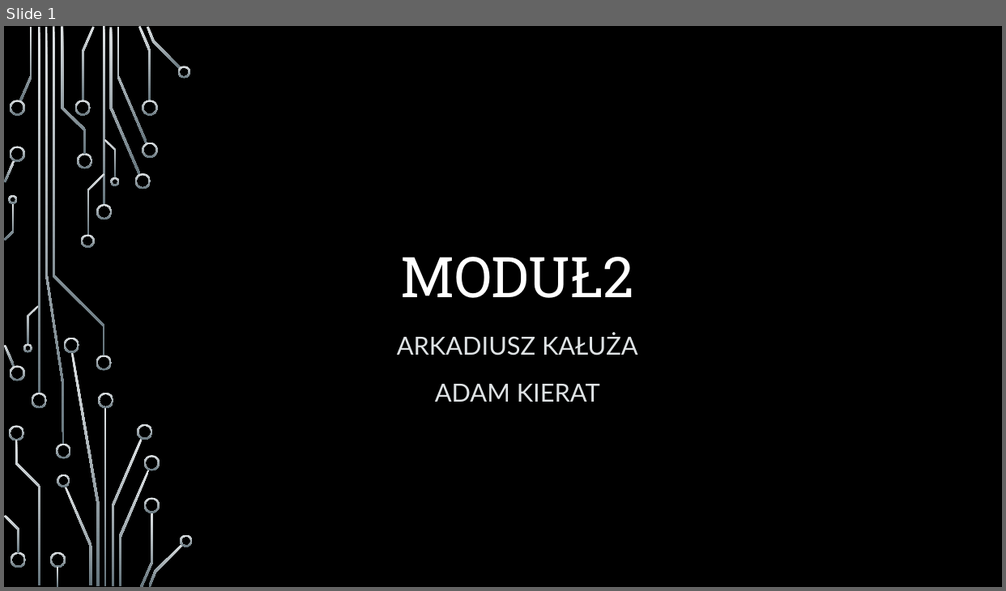
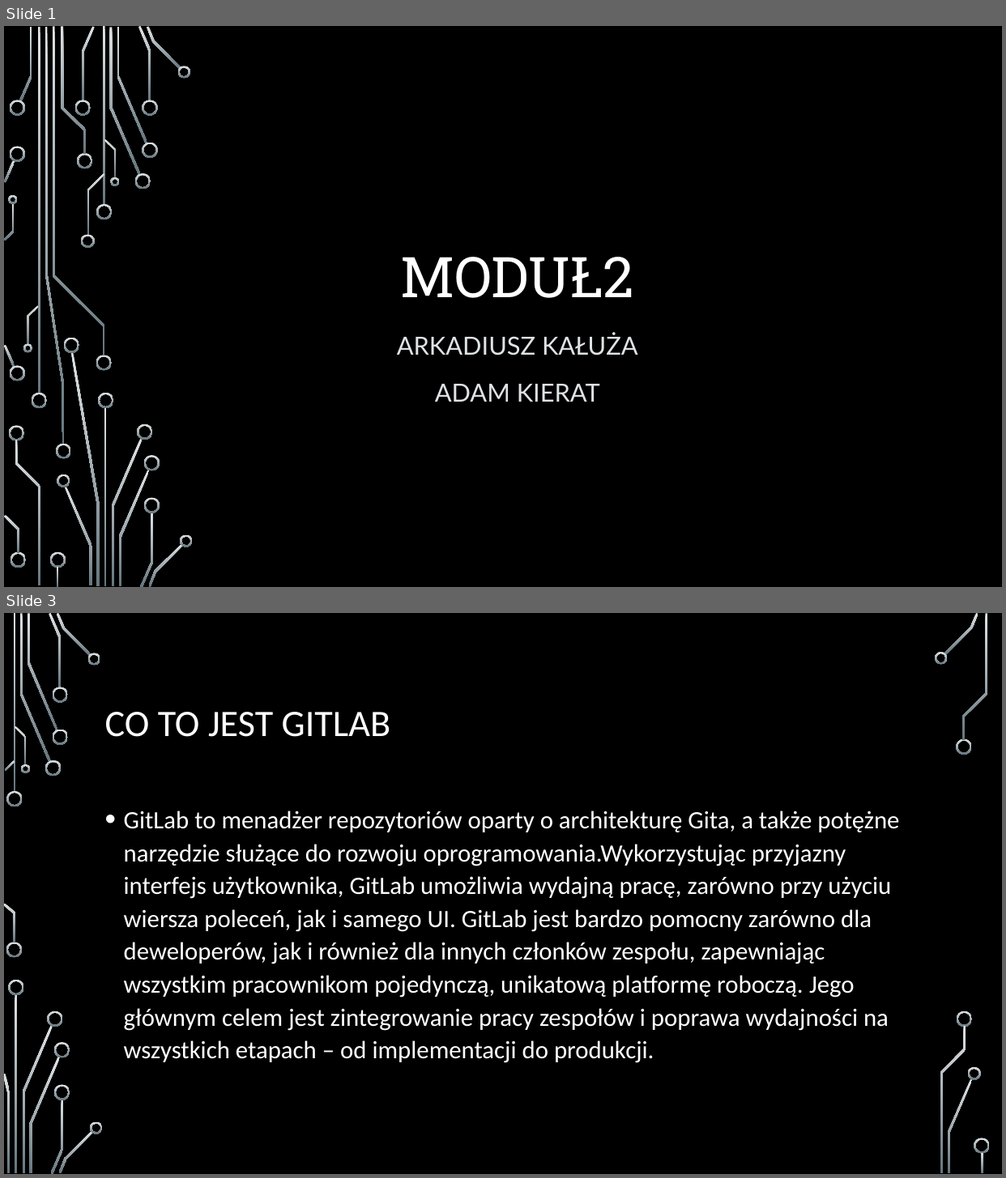
Before and after one commit to arcziko9/ZarzadzanieSystemamiInformatycznymiPOLSL, a slide deck: Projekt2/Adam_Kierat_Arkadiusz_Kałuża_Modul2_prezentacja.pptx. Shown one above the other, each under a label of ours: slide 1 before the commit, slides 1 and 3 after it; the slides between them are not shown. The pictures are 1006x591 and 1006x1178 pixels, drawn with LibreOffice and Linux fonts; fonts in the diff are those of the drawing; background and template pictures are left out. Boxes give left, top, right and bottom in pixels: in the first picture for what was removed or moved away, otherwise in the second. Text is boxed around its words. In the diff, an @@ line names an element or a change of style, - is before the commit and + after.

```diff
--- a/Projekt2/Adam_Kierat_Arkadiusz_Kałuża_Modul2_prezentacja.pptx
+++ b/Projekt2/Adam_Kierat_Arkadiusz_Kałuża_Modul2_prezentacja.pptx
@@ slide 3 added at [4,613,1002,1174], background picture (left out) @@
@@ title added at [105,712,390,737], 36 pt, text #FFFFFF @@
+CO TO JEST GITLAB
@@ text added at [124,811,899,1063], 24 pt, text #FFFFFF @@
+• GitLab to menadżer repozytoriów oparty o architekturę Gita, a także potężne narzędzie służące do rozwoju oprogramowania.Wykorzystując przyjazny interfejs użytkownika, GitLab umożliwia wydajną pracę, zarówno przy użyciu wiersza poleceń, jak i samego UI. GitLab jest bardzo pomocny zarówno dla deweloperów, jak i również dla innych członków zespołu, zapewniając wszystkim pracownikom pojedynczą, unikatową platformę roboczą. Jego głównym celem jest zintegrowanie pracy zespołów i poprawa wydajności na wszystkich etapach – od implementacji do produkcji.
@@ group added at [4,613,990,1174]: 33 freeform shapes, 3 rectangles @@
```
Also in this commit, not shown: 1 slide changed, 13 other slides added, 4 other files.
